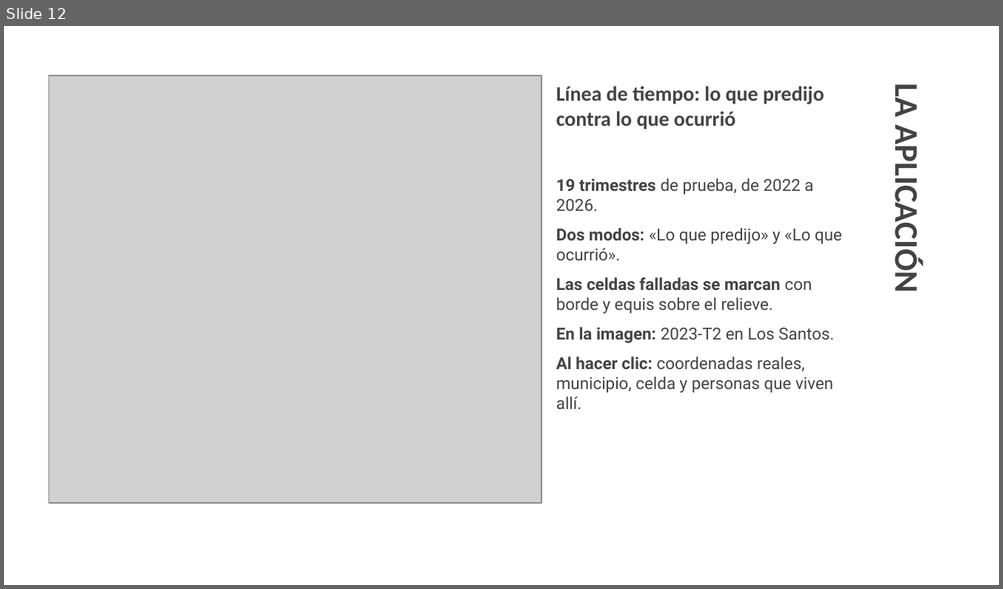
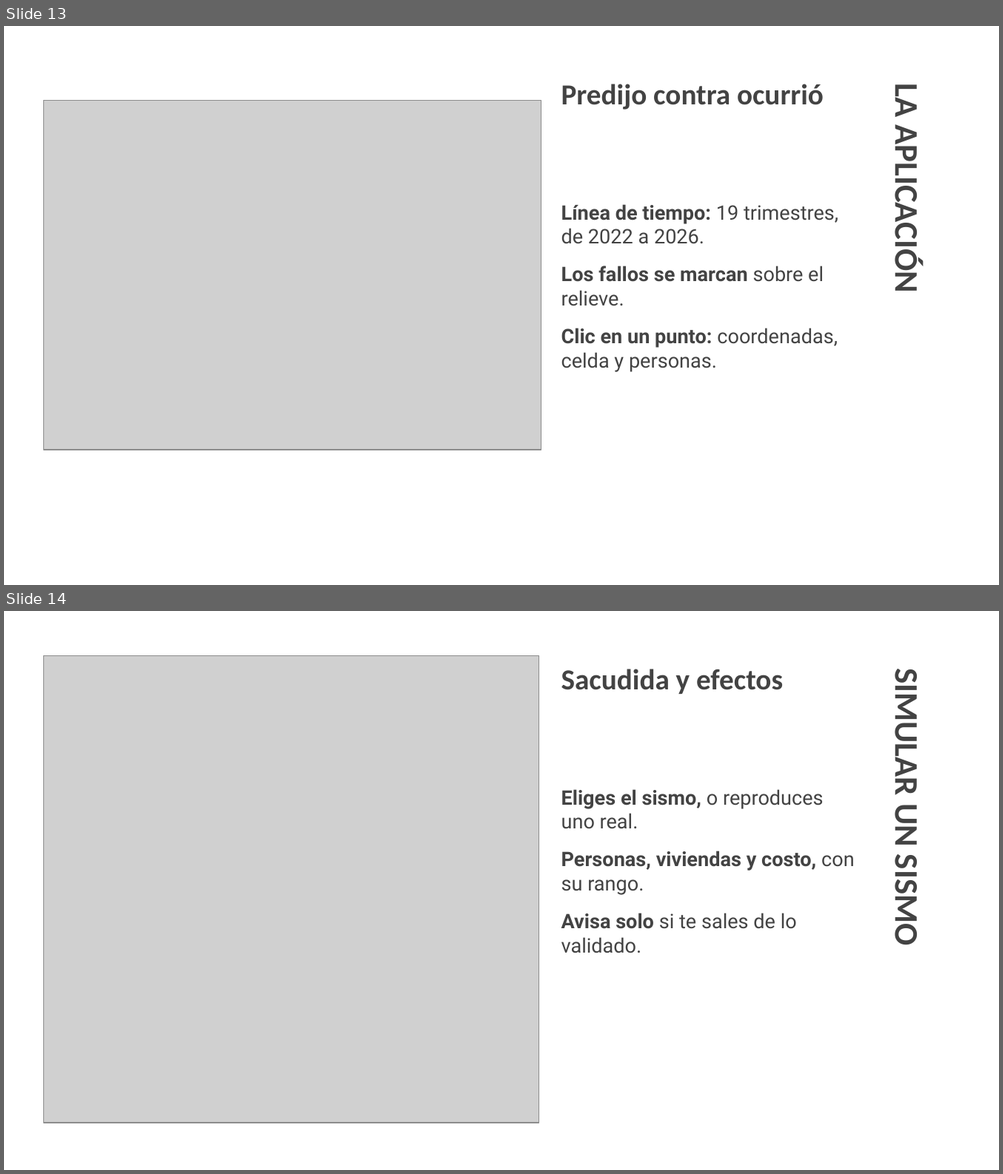
Before and after one commit to Project-UNAB/Centinelas-de-Santander, a slide deck: docs/Centinelas_de_Santander_Sustentacion.pptx. Shown one above the other, each under a label of ours: slide 12 before the commit, slides 13 and 14 after it. The pictures are 1003x589 and 1003x1174 pixels, drawn with LibreOffice and Linux fonts; fonts in the diff are those of the drawing; grey boxes stand for pictures. Boxes give left, top, right and bottom in pixels: in the first picture for what was removed or moved away, otherwise in the second. Text is boxed around its words. In the diff, an @@ line names an element or a change of style, - is before the commit and + after.

Commit message:
Letra más grande en la aplicación, tablero de «Los modelos» y presentación
- frontend: la letra de toda la aplicación sube un punto y el panel lateral se ensancha
- frontend: la sección «Los modelos» es ahora un tablero que cabe en una pantalla, sin
  desplazarse: cifras arriba y tres cuadros (comparación, variables, aciertos y fallos)
- docs: presentación con letra más grande y menos texto por diapositiva

```diff
--- a/docs/Centinelas_de_Santander_Sustentacion.pptx
+++ b/docs/Centinelas_de_Santander_Sustentacion.pptx
@@ slide 14 added at bbox=[4, 611, 999, 1170], background #FFFFFF @@
@@ picture added at bbox=[44, 655, 539, 1123] @@
@@ text added at bbox=[561, 669, 782, 694], 21 pt, text #434343, bold @@
+Sacudida y efectos
@@ title added at bbox=[886, 681, 927, 943], 24 pt, text #434343, bold @@
+SIMULAR UN SISMO
@@ text added at bbox=[561, 789, 854, 954], 14.5 pt, text #434343 @@
+Eliges el sismo, o reproduces uno real.
+Personas, viviendas y costo, con su rango.
+Avisa solo si te sales de lo validado.
@@ what was slide 12 is now slide 13 @@
@@ slide 13 changed as well @@
@@ text at bbox=[561, 84, 823, 110]: text changed; size 15 to 21 pt @@
-Línea de tiempo: lo que predijo contra lo que ocurrió
+Predijo contra ocurrió
@@ picture: place and size @@
-picture at bbox=[48, 76, 541, 503]
+picture at bbox=[44, 101, 541, 450]
@@ text at bbox=[561, 204, 838, 372]: text changed; size 12 to 14.5 pt @@
-19 trimestres de prueba, de 2022 a 2026.
-Dos modos: «Lo que predijo» y «Lo que ocurrió».
-Las celdas falladas se marcan con borde y equis sobre el relieve.
-En la imagen: 2023-T2 en Los Santos.
-Al hacer clic: coordenadas reales, municipio, celda y personas que viven allí.
+Línea de tiempo: 19 trimestres, de 2022 a 2026.
+Los fallos se marcan sobre el relieve.
+Clic en un punto: coordenadas, celda y personas.
```
Also in this commit, not shown: 13 other slides changed, 1 other slide added, 1 slide removed, 2 other files.
